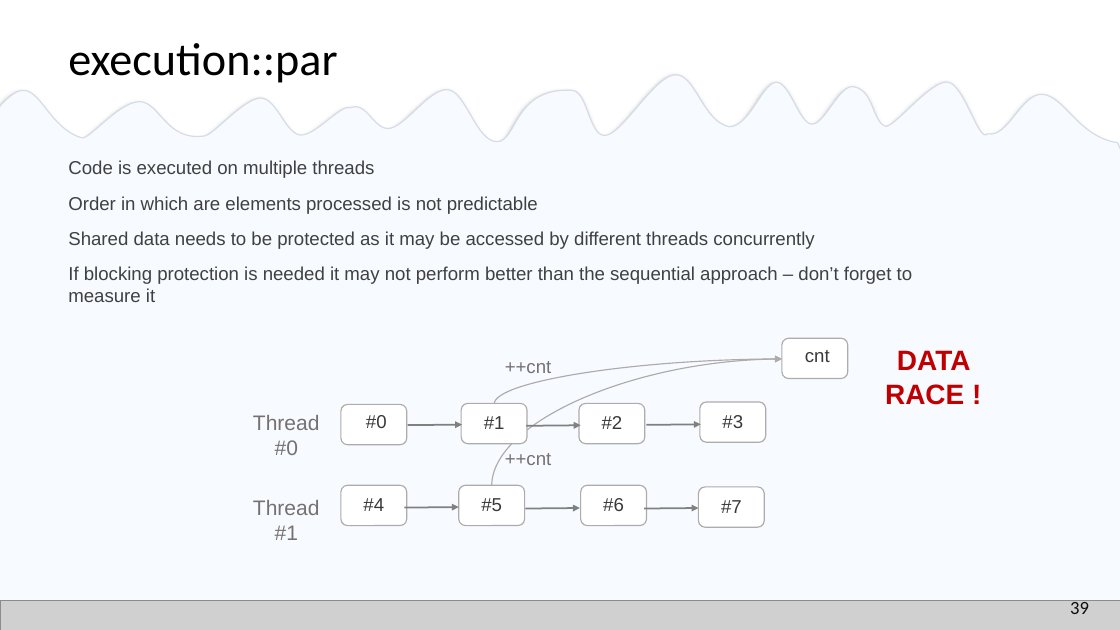
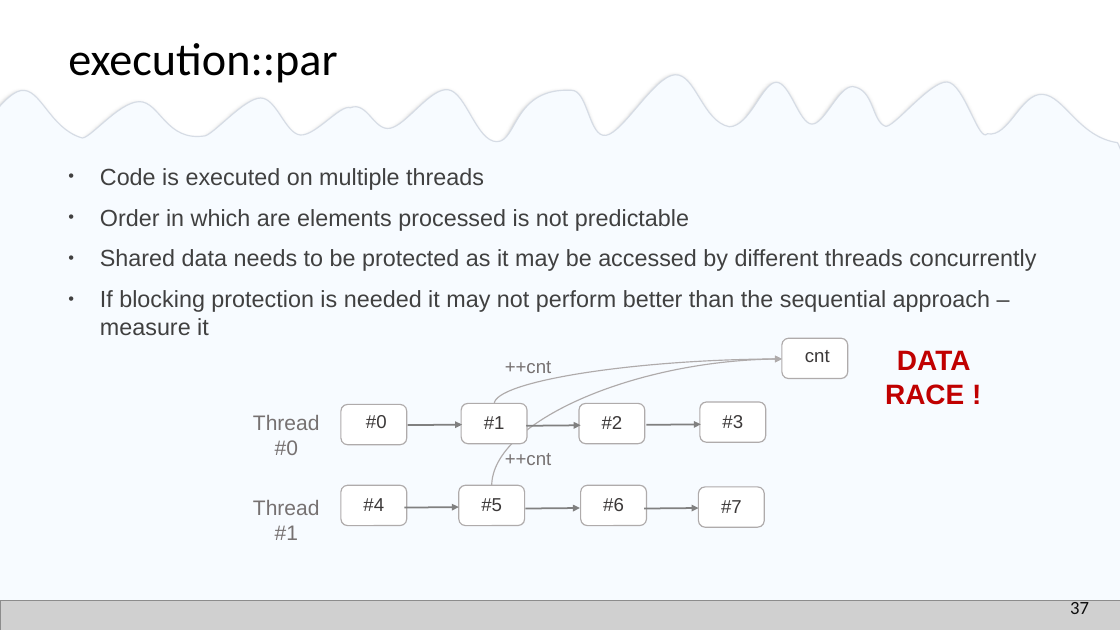
Before and after one commit to EmptySquareBubble/StoriesFromAParallelUniverse-, a slide deck: slide 38 of stories_from_a_paralel_universe.pptx (slide 40 before the commit). Drawn at 1120x630 pixels with LibreOffice and Linux fonts; fonts in the diff are those of the drawing; grey boxes stand for pictures. Boxes give left, top, right and bottom in pixels: in the first picture for what was removed or moved away, otherwise in the second. Text is boxed around its words. In the diff, an @@ line names an element or a change of style, - is before the commit and + after.

```diff
--- a/stories_from_a_paralel_universe.pptx
+++ b/stories_from_a_paralel_universe.pptx
@@ text at [100, 168, 1036, 271]: size 16 to 20 pt in "Code is executed on multiple threads", "Order in which are elements processed is ...", "Shared data needs to be protected as ..."; bullet none to • @@
@@ text at [100, 290, 990, 335]: text changed; size 16 to 20 pt @@
-  If blocking protection is needed it may not perform better than the sequential approach – don’t forget to measure it
+  • If blocking protection is needed it may not perform better than the sequential approach – measure it
@@ page number at [1070, 599, 1089, 614]: text changed @@
-39
+37
```
Also in this commit, not shown: 18 other slides changed, 2 slides added, 2 slides removed.
